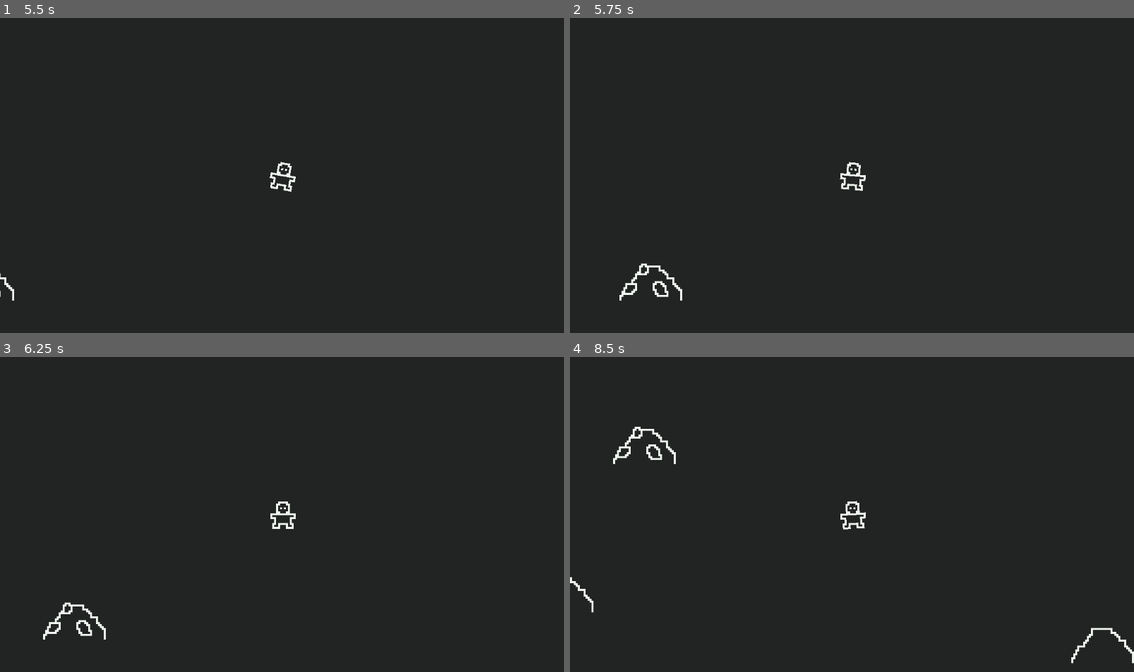
Above: before the commit, frames 1-4 (two rows, left to right).
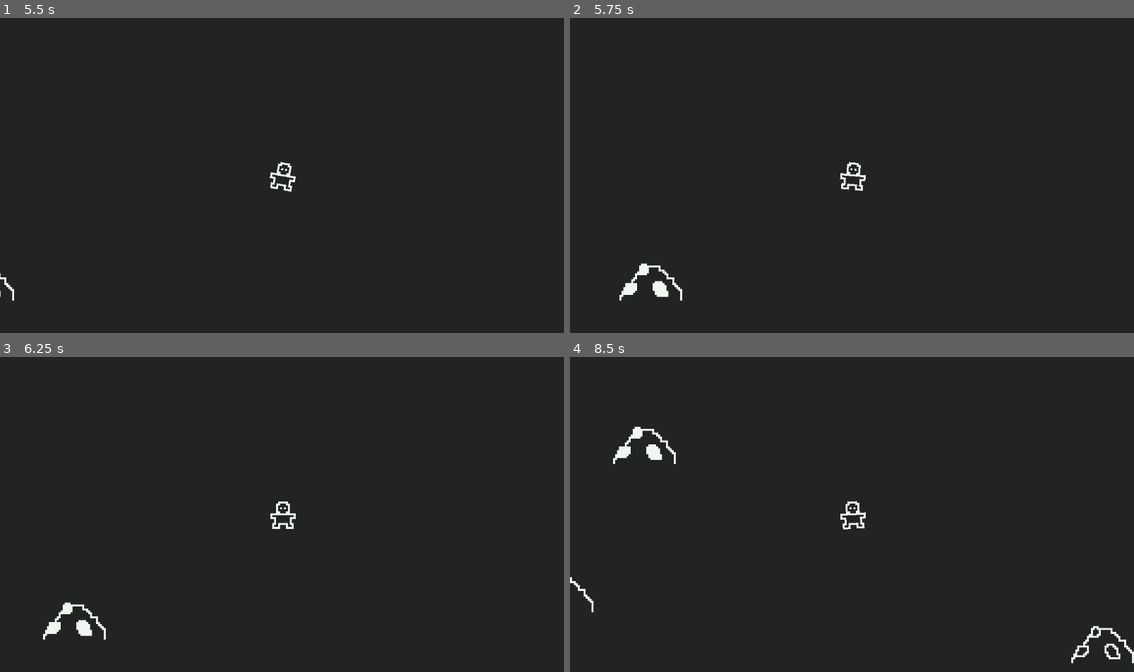
Above: after the commit, the same moments.

Repository: ArthurNaue/survival
Game: Godot game, scene res://scenes/world/root/world.tscn
The game is run twice, just before and just after one commit, with the same random seed, the same clock (stepped at 60 frames per second) and the same inputs.
Inputs (mouse positions are in pixels of both pictures, inside the frame that each line leads up to):
- Up to frame 1 (5.5 s): move the mouse to (406, 159) at 0.52 s; hold A (A) 0.53-1.28 s; tap D (D) at 0.8, 1.35, 5.3 s; move the mouse to (169, 191) at 1.27 s; tap E (E) at 1.55, 2.1 s; tap Enter at 2, 3.5 s; move the mouse to (338, 106) at 2.02 s; click (338, 106) at 2.3 s; tap Space at 2.75, 5 s; move the mouse to (253, 238) at 2.77 s; click (253, 238) at 2.85 s; tap R (R) at 3.05, 3.6 s; move the mouse to (451, 222) at 3.52 s; hold S (S) 3.53-4.28 s; move the mouse to (112, 128) at 4.27 s; tap S (S) at 4.35 s; tap A (A) at 4.55 s; move the mouse to (310, 175) at 5.02 s; hold A (A) from 5.03 s (still down)
- Up to frame 2 (5.75 s): keep holding A (A)
- Up to frame 3 (6.25 s): move the mouse to (197, 435) at 5.77 s; release A (A) at 5.78 s; tap D (D) at 5.85 s; tap E (E) at 6.05 s
- Up to frame 4 (8.5 s): tap Enter at 6.5 s; move the mouse to (976, 498) at 6.52 s; tap E (E) at 6.6 s; click (976, 498) at 6.8 s; tap Space at 7.25 s; move the mouse to (739, 530) at 7.27 s; click (739, 530) at 7.35 s; tap R (R) at 7.55 s; move the mouse to (908, 445) at 8.02 s; hold S (S) from 8.03 s (still down); tap Q (Q) at 8.1 s

Frame 1 is identical in both runs. In frame 2, 0.1% of the frame differs, in the area x 9-18%, y 78-88%; in frame 3, 0.1%; in frame 4, 0.2%, in the area x 8-98%, y 22-96%.

Commit message:
mudancas no sistema de crafting e novo resource

Diff:
--- a/resources/constructionObjects/craftingStation/root/craftingStationStats.tres
+++ b/resources/constructionObjects/craftingStation/root/craftingStationStats.tres
@@ -1,16 +1,16 @@
-[gd_resource type="Resource" script_class="ConstructionObjectsStats" load_steps=6 format=3 uid="uid://bb3dv5u2xce0u"]
+[gd_resource type="Resource" script_class="ConstructionObjectsStats" load_steps=8 format=3 uid="uid://bb3dv5u2xce0u"]
 
+[ext_resource type="Script" path="res://scripts/items/stats/root/itemsStats.gd" id="1_6g32c"]
 [ext_resource type="Script" path="res://scripts/constructionObjects/stats/root/constructionObjectsStats.gd" id="1_efov3"]
 [ext_resource type="Resource" uid="uid://bpgpe5wl8r21o" path="res://resources/items/resources/iron/root/ironStats.tres" id="1_vlaww"]
-[ext_resource type="Resource" uid="uid://c3vwr4y0tieqj" path="res://resources/items/resources/stone/root/stoneStats.tres" id="2_wt0wm"]
+[ext_resource type="Resource" uid="uid://bhxu7u7pekyo1" path="res://resources/items/resources/gold/rawGold/root/rawGoldStats.tres" id="2_ks4y1"]
 [ext_resource type="Resource" uid="uid://bp4py70cguh7h" path="res://resources/items/resources/wood/root/woodStats.tres" id="4_b3g38"]
+[ext_resource type="Resource" uid="uid://1r6fca0soe5u" path="res://resources/items/resources/gold/root/goldStats.tres" id="5_cwric"]
 [ext_resource type="Texture2D" uid="uid://dc7fi78xt52iu" path="res://assets/images/constructions/craftingStation/root/crafting station.png" id="5_djhb8"]
 
 [resource]
 script = ExtResource("1_efov3")
-firstRequirement = ExtResource("1_vlaww")
-secondRequirement = ExtResource("4_b3g38")
-firstIngredient = ExtResource("1_vlaww")
-secondIngredient = ExtResource("1_vlaww")
-resultItem = ExtResource("2_wt0wm")
+requirementNumber = Array[ExtResource("1_6g32c")]([ExtResource("1_vlaww"), ExtResource("4_b3g38")])
+ingredientsNumber = Array[ExtResource("1_6g32c")]([ExtResource("2_ks4y1")])
+resultItem = ExtResource("5_cwric")
 sprite = ExtResource("5_djhb8")
--- a/resources/constructionObjects/furnance/root/furnanceStats.tres
+++ b/resources/constructionObjects/furnance/root/furnanceStats.tres
@@ -1,16 +1,16 @@
-[gd_resource type="Resource" script_class="ConstructionObjectsStats" load_steps=6 format=3 uid="uid://dce2asm78uw25"]
+[gd_resource type="Resource" script_class="ConstructionObjectsStats" load_steps=8 format=3 uid="uid://dce2asm78uw25"]
 
-[ext_resource type="Resource" uid="uid://c3vwr4y0tieqj" path="res://resources/items/resources/stone/root/stoneStats.tres" id="1_8r75g"]
+[ext_resource type="Script" path="res://scripts/items/stats/root/itemsStats.gd" id="1_tq6to"]
+[ext_resource type="Resource" uid="uid://cnlifv7dbe3p5" path="res://resources/items/resources/iron/rawIron/root/rawIronStats.tres" id="2_gnmvt"]
 [ext_resource type="Resource" uid="uid://bpgpe5wl8r21o" path="res://resources/items/resources/iron/root/ironStats.tres" id="2_h1wjv"]
 [ext_resource type="Texture2D" uid="uid://w1juspoi5ey1" path="res://assets/images/constructions/furnance/root/furnance.png" id="2_k4cwu"]
 [ext_resource type="Script" path="res://scripts/constructionObjects/stats/root/constructionObjectsStats.gd" id="3_5odj5"]
-[ext_resource type="Resource" uid="uid://bp4py70cguh7h" path="res://resources/items/resources/wood/root/woodStats.tres" id="4_gfl4f"]
+[ext_resource type="Resource" uid="uid://bp4py70cguh7h" path="res://resources/items/resources/wood/root/woodStats.tres" id="3_vb8vd"]
+[ext_resource type="Resource" uid="uid://c3vwr4y0tieqj" path="res://resources/items/resources/stone/root/stoneStats.tres" id="4_rqk5k"]
 
 [resource]
 script = ExtResource("3_5odj5")
-firstRequirement = ExtResource("1_8r75g")
-secondRequirement = ExtResource("4_gfl4f")
-firstIngredient = ExtResource("1_8r75g")
-secondIngredient = ExtResource("4_gfl4f")
+requirementNumber = Array[ExtResource("1_tq6to")]([ExtResource("3_vb8vd"), ExtResource("4_rqk5k")])
+ingredientsNumber = Array[ExtResource("1_tq6to")]([ExtResource("2_gnmvt")])
 resultItem = ExtResource("2_h1wjv")
 sprite = ExtResource("2_k4cwu")
--- /dev/null
+++ b/resources/items/resources/gold/rawGold/root/rawGoldStats.tres
@@ -0,0 +1,10 @@
+[gd_resource type="Resource" script_class="ItemStats" load_steps=3 format=3 uid="uid://bhxu7u7pekyo1"]
+
+[ext_resource type="Script" path="res://scripts/items/stats/root/itemsStats.gd" id="1_7t2y6"]
+[ext_resource type="Texture2D" uid="uid://c1fd32dwauac0" path="res://assets/images/items/resources/gold/rawGold/root/rawGold.png" id="2_sgu5b"]
+
+[resource]
+script = ExtResource("1_7t2y6")
+sprite = ExtResource("2_sgu5b")
+type = 4
+amount = 1
--- /dev/null
+++ b/resources/items/resources/gold/root/goldStats.tres
@@ -0,0 +1,10 @@
+[gd_resource type="Resource" script_class="ItemStats" load_steps=3 format=3 uid="uid://1r6fca0soe5u"]
+
+[ext_resource type="Script" path="res://scripts/items/stats/root/itemsStats.gd" id="1_bay61"]
+[ext_resource type="Texture2D" uid="uid://dbmrfeinypqaf" path="res://assets/images/items/resources/gold/root/gold.png" id="2_t35kp"]
+
+[resource]
+script = ExtResource("1_bay61")
+sprite = ExtResource("2_t35kp")
+type = 5
+amount = 1
--- /dev/null
+++ b/resources/items/resources/iron/rawIron/root/rawIronStats.tres
@@ -0,0 +1,10 @@
+[gd_resource type="Resource" script_class="ItemStats" load_steps=3 format=3 uid="uid://cnlifv7dbe3p5"]
+
+[ext_resource type="Script" path="res://scripts/items/stats/root/itemsStats.gd" id="1_ero8s"]
+[ext_resource type="Texture2D" uid="uid://dq84f1ei5s0ud" path="res://assets/images/items/resources/iron/rawIron/root/rawIron.png" id="2_2gr7a"]
+
+[resource]
+script = ExtResource("1_ero8s")
+sprite = ExtResource("2_2gr7a")
+type = 2
+amount = 1
--- /dev/null
+++ b/resources/resourceObjects/goldRock/root/goldRock.tres
@@ -0,0 +1,11 @@
+[gd_resource type="Resource" script_class="ResourceObjectsStats" load_steps=4 format=3 uid="uid://bjfgm7waqnbsr"]
+
+[ext_resource type="Resource" uid="uid://bhxu7u7pekyo1" path="res://resources/items/resources/gold/rawGold/root/rawGoldStats.tres" id="1_fvn8g"]
+[ext_resource type="Script" path="res://scripts/resourceObjects/stats/root/resourceObjectsStats.gd" id="1_o815a"]
+[ext_resource type="Texture2D" uid="uid://bgx2821im380d" path="res://assets/images/resourceObjects/goldRock/root/goldRock.png" id="2_2188h"]
+
+[resource]
+script = ExtResource("1_o815a")
+sprite = ExtResource("2_2188h")
+health = 25
+drop = ExtResource("1_fvn8g")
--- a/resources/resourceObjects/ironRock/root/ironRockStats.tres
+++ b/resources/resourceObjects/ironRock/root/ironRockStats.tres
@@ -1,6 +1,6 @@
 [gd_resource type="Resource" script_class="ResourceObjectsStats" load_steps=4 format=3 uid="uid://dgddv8v2nw1er"]
 
-[ext_resource type="Resource" uid="uid://bpgpe5wl8r21o" path="res://resources/items/resources/iron/root/ironStats.tres" id="1_5ikcy"]
+[ext_resource type="Resource" uid="uid://cnlifv7dbe3p5" path="res://resources/items/resources/iron/rawIron/root/rawIronStats.tres" id="1_diic3"]
 [ext_resource type="Script" path="res://scripts/resourceObjects/stats/root/resourceObjectsStats.gd" id="2_1mkq6"]
 [ext_resource type="Texture2D" uid="uid://d2jhmnn6bj56g" path="res://assets/images/resourceObjects/ironRock/root/ironRock.png" id="3_7ttb5"]
 
@@ -8,4 +8,4 @@
 script = ExtResource("2_1mkq6")
 sprite = ExtResource("3_7ttb5")
 health = 25
-drop = ExtResource("1_5ikcy")
+drop = ExtResource("1_diic3")
--- a/scripts/constructionObjects/root/constructionObjects.gd
+++ b/scripts/constructionObjects/root/constructionObjects.gd
@@ -13,9 +13,17 @@
 	sprite.texture = stats.sprite
 
 func make_item() -> void:
-	if PlayerManager.check_resources(stats.firstIngredient) and PlayerManager.check_resources(stats.secondIngredient):
-		PlayerManager.update_resources(stats.firstIngredient, PlayerManager.operation.sub)
-		PlayerManager.update_resources(stats.secondIngredient, PlayerManager.operation.sub)
+	var ingredientNumber := 0
+	var ingredientMet: bool
+	for ingredient in stats.ingredientsNumber:
+		ingredientNumber += 1
+		if PlayerManager.check_resources(ingredient):
+			ingredientNumber -= 1
+	if ingredientNumber <= 0:
+		ingredientMet = true
+	if ingredientMet:
+		for ingredient in stats.ingredientsNumber:
+			PlayerManager.update_resources(ingredient, PlayerManager.operation.sub)
 		WorldManager.spawn_item_drop(stats.resultItem, Vector2(global_position.x, global_position.y + 30))
 		animation.play("use")
 
--- a/scripts/constructionObjects/stats/root/constructionObjectsStats.gd
+++ b/scripts/constructionObjects/stats/root/constructionObjectsStats.gd
@@ -2,13 +2,11 @@
 class_name ConstructionObjectsStats
 
 @export_group("requirements")
-@export var firstRequirement: ItemStats
-@export var secondRequirement: ItemStats
+@export var requirementNumber: Array[ItemStats]
 @export_group("")
 
 @export_group("ingredients")
-@export var firstIngredient: ItemStats
-@export var secondIngredient: ItemStats
+@export var ingredientsNumber: Array[ItemStats]
 @export var resultItem: ItemStats
 
 @export_group("nodes")
--- a/scripts/entities/player/root/player.gd
+++ b/scripts/entities/player/root/player.gd
@@ -33,12 +33,14 @@
 
 func _on_furnance_button_pressed() -> void:
 	if ConstructionManager.buildMode == false:
-		ConstructionManager.turn_build_mode_on(ConstructionManager.constructions.furnance)
+		ConstructionManager.change_build_mode_object(ConstructionManager.constructions.furnance)
+		ConstructionManager.turn_build_mode_on()
 	else:
 		ConstructionManager.turn_build_mode_off()
 
 func _on_crafting_station_button_pressed() -> void:
 	if ConstructionManager.buildMode == false:
-		ConstructionManager.turn_build_mode_on(ConstructionManager.constructions.craftingStation)
+		ConstructionManager.change_build_mode_object(ConstructionManager.constructions.craftingStation)
+		ConstructionManager.turn_build_mode_on()
 	else:
 		ConstructionManager.turn_build_mode_off()
--- a/scripts/managers/constructionManager/root/constructionManager.gd
+++ b/scripts/managers/constructionManager/root/constructionManager.gd
@@ -11,6 +11,7 @@
 var constructionSprite: Sprite2D
 var constructionObject: ConstructionObjectsStats
 var tutorialText: RichTextLabel
+var object: ConstructionObjectsStats
 
 func _process(_delta: float) -> void:
 	if ConstructionManager.buildMode == true:
@@ -21,10 +22,10 @@
 		else:
 			constructionSprite.modulate = Color.RED
 
-func spawn_construction_object(object: ConstructionObjectsStats, location: Vector2) -> void:
+func spawn_construction_object(location: Vector2) -> void:
 	if check_requirements():
-		PlayerManager.update_resources(object.firstRequirement, PlayerManager.operation.sub)
-		PlayerManager.update_resources(object.secondRequirement, PlayerManager.operation.sub)
+		for requirement in constructionObject.requirementNumber:
+			PlayerManager.update_resources(requirement, PlayerManager.operation.sub)
 		var construction = constructionObjectScene.instantiate() as ConstructionObject
 		construction.stats = object
 		construction.global_position = location
@@ -32,7 +33,10 @@
 		WorldManager.get_world().add_child(construction)
 		turn_build_mode_off()
 
-func turn_build_mode_on(object: ConstructionObjectsStats) -> void:
+func change_build_mode_object(newObject: ConstructionObjectsStats) -> void:
+	object = newObject
+
+func turn_build_mode_on() -> void:
 	buildMode = true
 	tutorialText = RichTextLabel.new()
 	tutorialText.text = "Q / CANCEL
@@ -51,14 +55,19 @@
 	tutorialText.queue_free()
 
 func check_requirements() -> bool:
+	var requirementsNumber := 0
 	var requirementsMet := false
-	if PlayerManager.check_resources(constructionObject.firstRequirement) and PlayerManager.check_resources(constructionObject.secondRequirement):
+	for requirement in constructionObject.requirementNumber:
+		requirementsNumber += 1
+		if PlayerManager.check_resources(requirement):
+			requirementsNumber -= 1
+	if requirementsNumber <= 0:
 		requirementsMet = true
 	return requirementsMet
 
 func _input(_event: InputEvent) -> void:
 	if Input.is_action_just_pressed("M1") and buildMode == true and get_player().gui.visible == false:
-		spawn_construction_object(constructionObject, get_global_mouse_position())
+		spawn_construction_object(get_global_mouse_position())
 	if Input.is_action_just_pressed("Q") and buildMode == true:
 		turn_build_mode_off()
 	if Input.is_action_just_pressed("R") and buildMode == true:
--- a/scripts/managers/playerManager/root/playerManager.gd
+++ b/scripts/managers/playerManager/root/playerManager.gd
@@ -5,7 +5,10 @@
 enum materialType {
 	wood,
 	stone,
-	iron
+	rawIron,
+	iron,
+	rawGold,
+	gold
 }
 
 enum operation {
@@ -16,6 +19,9 @@
 var resources := {
 	materialType.wood: 0,
 	materialType.stone: 0,
+	materialType.rawIron: 0,
+	materialType.rawGold: 0,
+	materialType.gold: 0,
 	materialType.iron: 0
 }
 
--- a/scripts/managers/worldManager/root/worldManager.gd
+++ b/scripts/managers/worldManager/root/worldManager.gd
@@ -6,7 +6,8 @@
 var resourceObjects := [
 	load("res://resources/resourceObjects/tree/root/treeStats.tres"),
 	load("res://resources/resourceObjects/rock/root/rockStats.tres"),
-	load("res://resources/resourceObjects/ironRock/root/ironRockStats.tres")
+	load("res://resources/resourceObjects/ironRock/root/ironRockStats.tres"),
+	load("res://resources/resourceObjects/goldRock/root/goldRock.tres")
 ]
 
 func spawn_item_drop(itemStats, location: Vector2) -> void:
Binary file added: assets/images/items/resources/gold/rawGold/root/rawGold.png
Not shown, added: assets/images/items/resources/gold/rawGold/root/rawGold.png.import
Binary file added: assets/images/items/resources/gold/root/gold.png
Not shown, added: assets/images/items/resources/gold/root/gold.png.import
Binary file added: assets/images/items/resources/iron/rawIron/root/rawIron.png
Not shown, added: assets/images/items/resources/iron/rawIron/root/rawIron.png.import
Binary file added: assets/images/resourceObjects/goldRock/root/goldRock.png
Not shown, added: assets/images/resourceObjects/goldRock/root/goldRock.png.import
Not shown, added: scenes/world/root/wor3D5E.tmp
